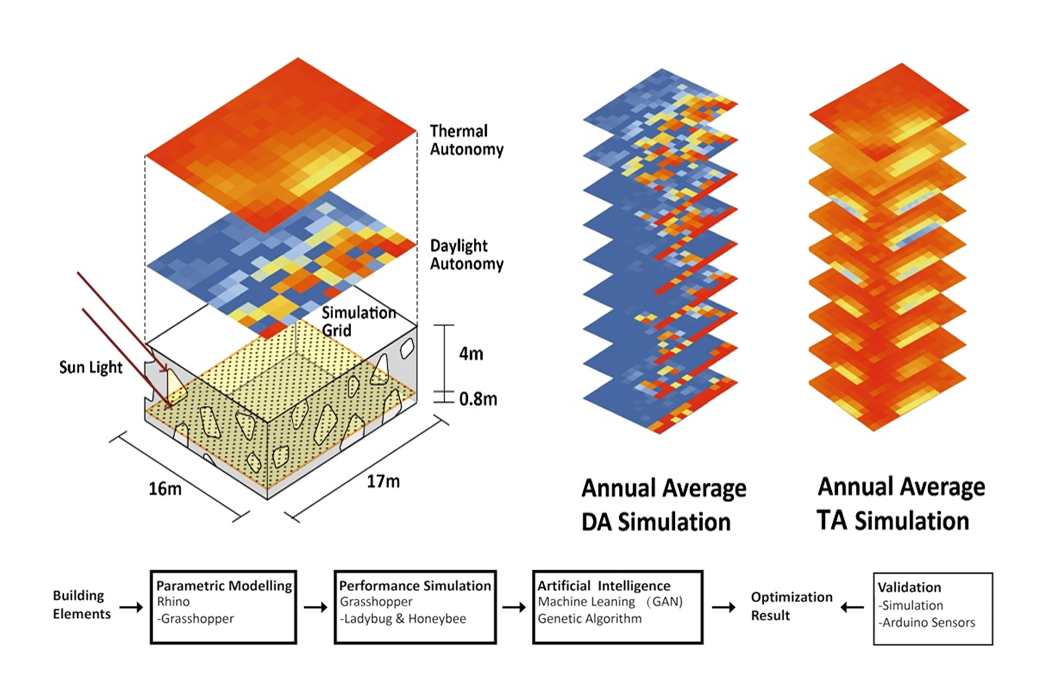
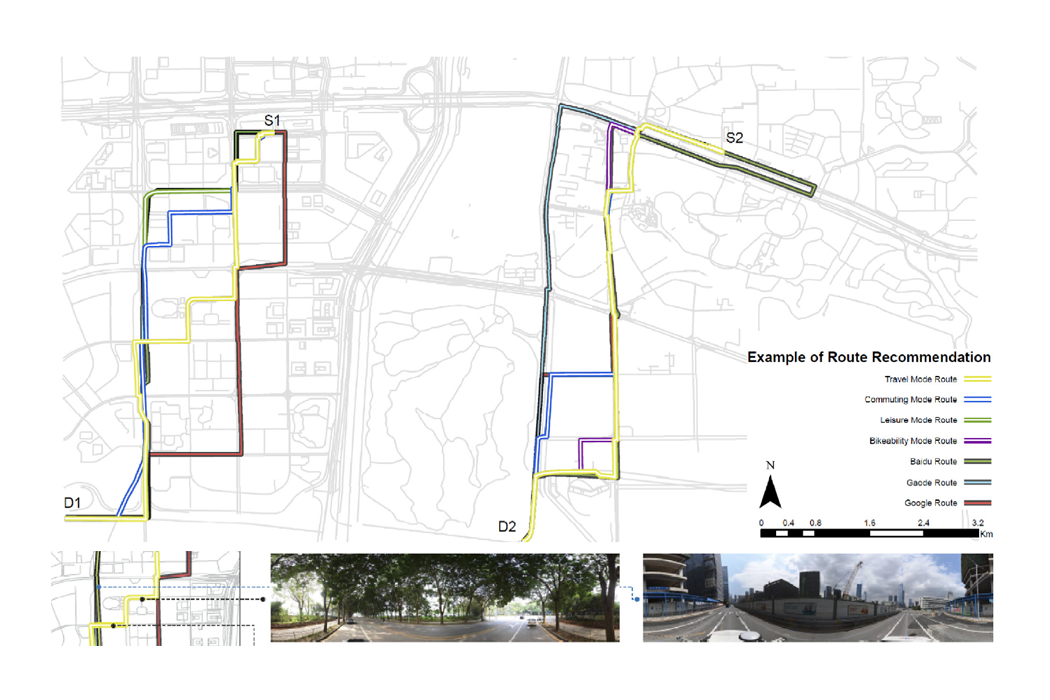
Layered file, before and after one edit (1050x700). Changes by layer:
painted on "图层 2" over [51, 551, 994, 646]
painted on "图层 1" over [55, 56, 994, 543]
